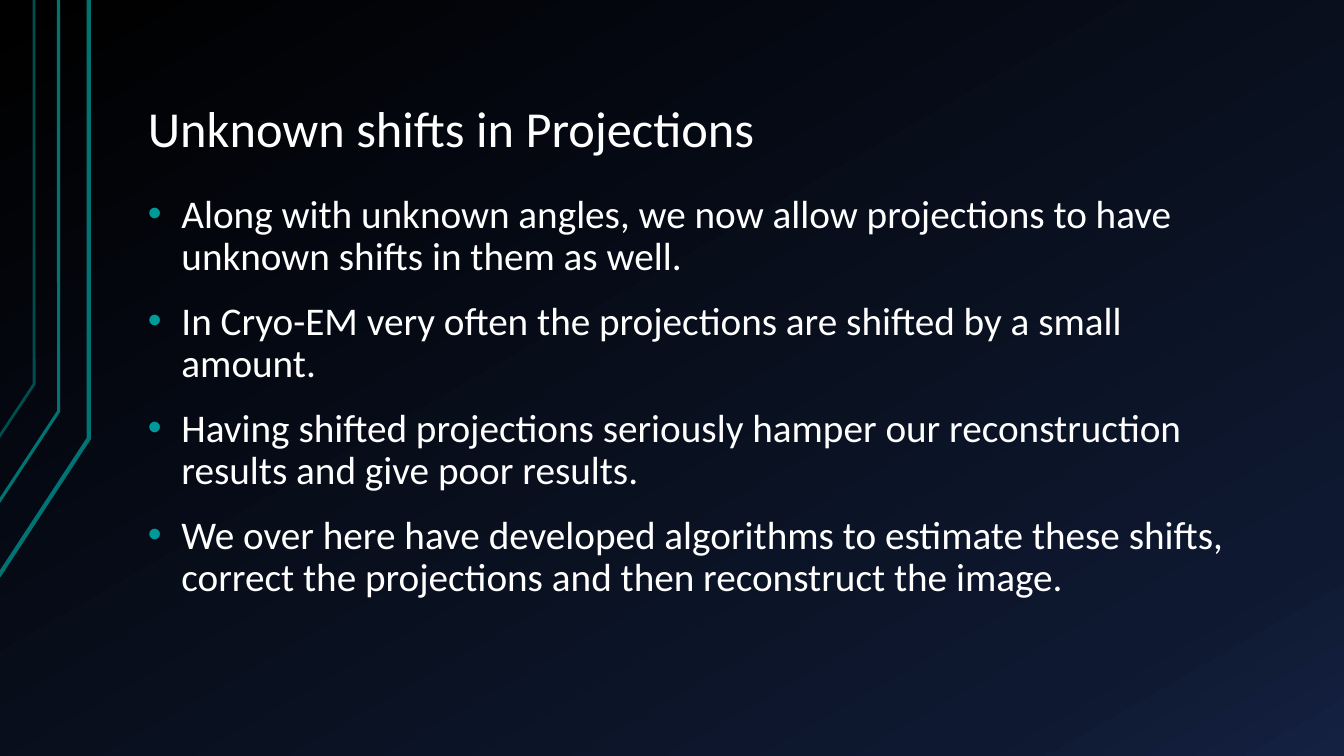
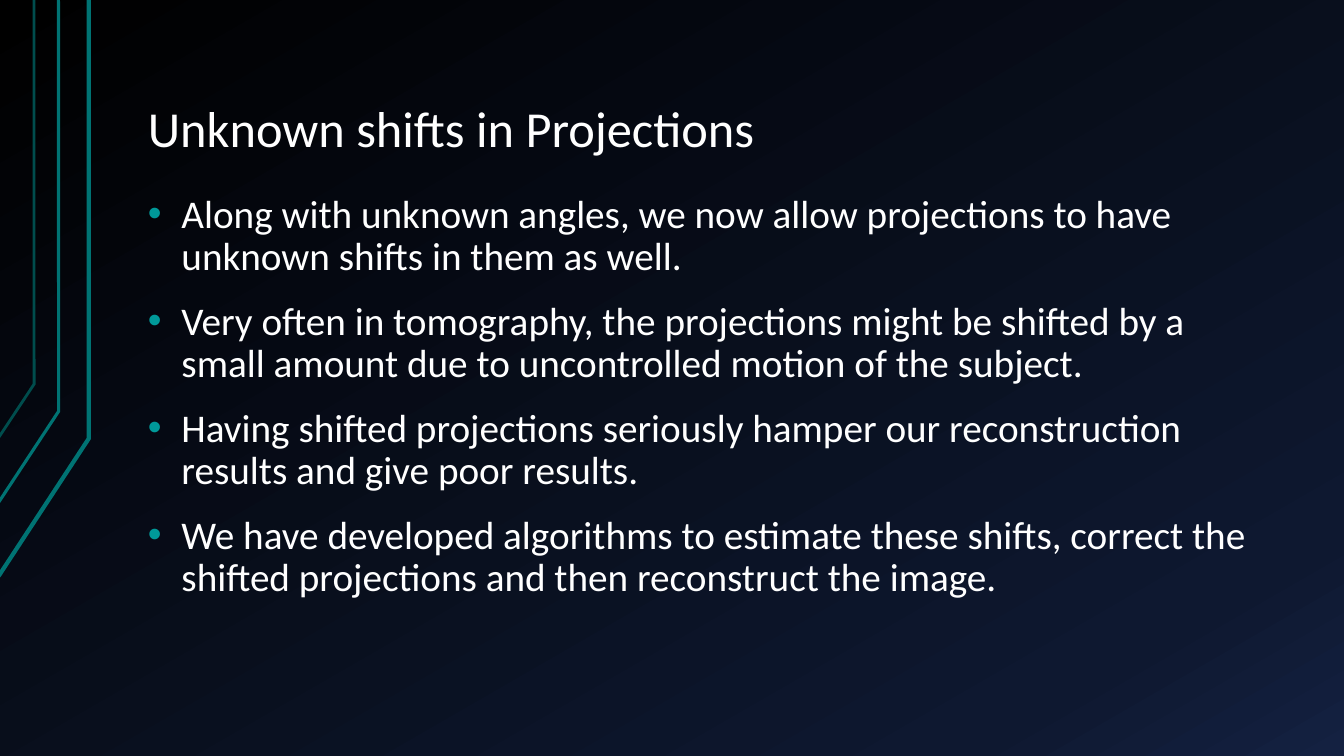
Before and after one commit to arunabh98/Noise-and-Outlier-Resistant-Tomographic-Reconstruction-under-Unknown-Viewing-Parameters, a slide deck: slide 17 of results/RnD Presentation.pptx (slide 14 before the commit). Drawn at 1344x756 pixels with LibreOffice and Linux fonts; fonts in the diff are those of the drawing. Boxes give left, top, right and bottom in pixels: in the first picture for what was removed or moved away, otherwise in the second. Text is boxed around its words. In the diff, an @@ line names an element or a change of style, - is before the commit and + after.

```diff
--- a/results/RnD Presentation.pptx
+++ b/results/RnD Presentation.pptx
@@ text at (181, 307, 1184, 384): text changed @@
-• In Cryo-EM very often the projections are shifted by a small amount.
+• Very often in tomography, the projections might be shifted by a small amount due to uncontrolled motion of the subject.
@@ text at (181, 521, 1245, 598): text changed @@
-• We over here have developed algorithms to estimate these shifts, correct the projections and then reconstruct the image.
+• We have developed algorithms to estimate these shifts, correct the shifted projections and then reconstruct the image.
```
Also in this commit, not shown: 8 other slides changed, 9 slides added, 1 slide removed, 11 other files.
